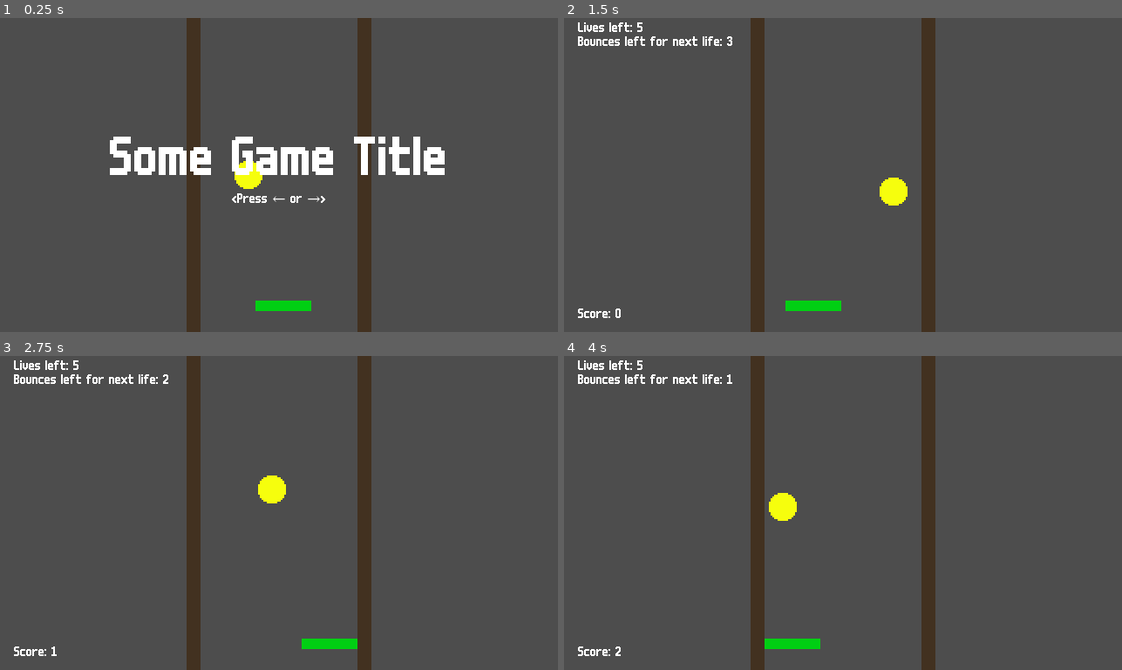
Above: before the commit, frames 1-4 (two rows, left to right).
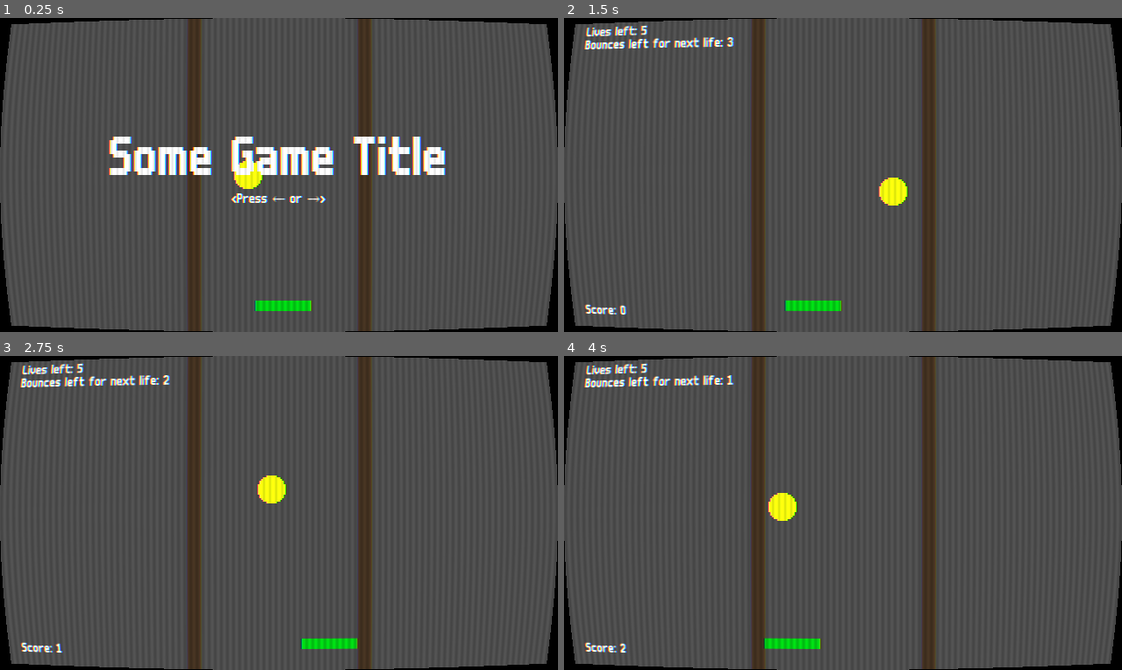
Above: after the commit, the same moments.

Repository: YannVeld/LD60
Game: Godot game, scene res://main.tscn
The game is run twice, just before and just after one commit, with the same random seed, the same clock (stepped at 60 frames per second) and the same inputs.
Inputs:
- Up to frame 1 (0.25 s): no input
- Up to frame 2 (1.5 s): tap Enter at 0.5 s; hold Right (move_right) 0.53-1.28 s; tap R (reroll) at 0.6 s; hold Left (move_left) from 1.28 s (still down); tap 1 at 1.35 s
- Up to frame 3 (2.75 s): release Left (move_left) at 2.03 s; hold Right (move_right) from 2.03 s (still down); tap 2 at 2.1 s
- Up to frame 4 (4 s): tap 3 at 2.85 s; release Right (move_right) at 3.53 s; hold Left (move_left) from 3.53 s (still down); tap 4 at 3.6 s

The runs differ from the first frame. In frame 1, 5.2% of the frame differs, in the area x 0-100%, y 0-100%; in frame 2, 4.9%; in frame 3, 4.9%; in frame 4, 4.9%.

Commit message:
Started working on post processing shader

Diff:
--- a/main.tscn
+++ b/main.tscn
@@ -20,6 +20,7 @@
 [ext_resource type="Resource" uid="uid://cognj44vigmkg" path="res://Upgrades/increase_bat_boost.tres" id="14_ryguw"]
 [ext_resource type="Resource" uid="uid://toycg2i38jjm" path="res://Upgrades/increase_bounce_count_for_life_gain.tres" id="15_d13ii"]
 [ext_resource type="PackedScene" uid="uid://wyv7mmxml47" path="res://Scenes/bat.tscn" id="20_82xsv"]
+[ext_resource type="Material" uid="uid://domjg4vmpwfp7" path="res://postprocess_material.tres" id="21_getpj"]
 
 [sub_resource type="PhysicsMaterial" id="PhysicsMaterial_0xm2m"]
 friction = 0.0
@@ -98,3 +99,15 @@
 [node name="CollisionShape2D" type="CollisionShape2D" parent="OutArea" unique_id=1318569660]
 shape = SubResource("WorldBoundaryShape2D_cx551")
 debug_color = Color(0.9067214, 0.1386497, 0.66289157, 0.41960785)
+
+[node name="CanvasLayer" type="CanvasLayer" parent="." unique_id=1129528661]
+
+[node name="ShaderRect" type="ColorRect" parent="CanvasLayer" unique_id=1351661064]
+process_mode = 3
+material = ExtResource("21_getpj")
+anchors_preset = 15
+anchor_right = 1.0
+anchor_bottom = 1.0
+grow_horizontal = 2
+grow_vertical = 2
+mouse_filter = 2
--- /dev/null
+++ b/postprocess_material.tres
@@ -0,0 +1,10 @@
+[gd_resource type="ShaderMaterial" format=3 uid="uid://domjg4vmpwfp7"]
+
+[ext_resource type="Shader" uid="uid://brnrucigx6qo4" path="res://postprocessing.gdshader" id="1_8tdoy"]
+
+[resource]
+shader = ExtResource("1_8tdoy")
+shader_parameter/curve = 0.05
+shader_parameter/chroma = 1.0
+shader_parameter/line_sep = 7.0
+shader_parameter/line_intens = 0.10000000475
--- /dev/null
+++ b/postprocessing.gdshader
@@ -0,0 +1,49 @@
+shader_type canvas_item;
+
+uniform sampler2D screen_texture : hint_screen_texture, repeat_disable, filter_nearest;
+
+uniform float curve : hint_range(0.0, 1.0) = 0.05;
+uniform float chroma : hint_range(0.0, 5.0) = 1.0;
+
+uniform float line_sep = 5.0;
+uniform float line_intens : hint_range(0.0, 1.0) = 0.3;
+
+vec3 sample_screen(vec2 uv) {
+	return textureLod(screen_texture, uv, 0.0).rgb;
+}
+
+vec2 curve_screen(vec2 uv) {
+	vec2 tt = 2.0*uv - 1.0;
+	vec2 dd = tt * tt;
+	float scale = 1.0 + curve * dd.x * dd.y;
+	tt = tt * scale;
+
+	uv = 0.5*tt + 0.5;
+	return uv;
+}
+
+float check_bounds(vec2 uv) {
+	return step(0.0, uv.x) * step(uv.x, 1.0) * step(0.0, uv.y) * step(uv.y, 1.0);
+}
+
+void fragment() {
+	// Get uv coordinates
+	vec2 uv = SCREEN_UV;
+
+	// Curve the screen
+	uv = curve_screen(uv);
+	float outside_bounds = check_bounds(uv);
+
+	// Chromatic abberation
+	vec3 color;
+	vec2 chroma_offset = chroma * vec2(SCREEN_PIXEL_SIZE.x,0.0);
+	color.r = sample_screen(uv + chroma_offset).r;
+	color.g = sample_screen(uv).g;
+	color.b = sample_screen(uv- chroma_offset).b;
+
+	// Lines on screen
+	float line_intensity = 1.0 - line_intens * sin(2.0 * PI * uv.x / (line_sep*SCREEN_PIXEL_SIZE.x));
+
+	// Sample color
+	COLOR.rgb = color * outside_bounds * line_intensity;
+}
Not shown, added: postprocessing.gdshader.uid
